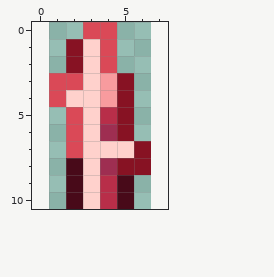
Edited in one commit: pixel-art sprite (Content/Tiles/DynamicFixture_Glow.png). The picture above was drawn from the file before the commit.
The file is 12x22 pixels, drawn in blocks of 2x2; one block is one cell here. The old version is drawn lined up with the new one, on the new canvas.
After:
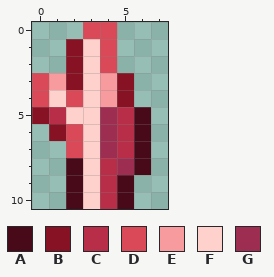
Palette (. is transparent): A #480a19  B #871223  C #b82e49  D #da4957  E #f89b9e  F #ffd1cc  G #9e2e51
What changed:
canvas 6x11 -> 8x11, the old top-left corner now at 1,0
y 3: x 0..2 .DD -> DEB
y 4: x 0..2 .DF -> DFD
y 5: x 0..2 ..D -> BCF; x 4..6 CB. -> GCA
y 6: x 1 . -> B; x 5..6 B. -> CA
y 7: x 4..6 FFB -> GCA
y 8: x 4..6 GBB -> CGA
